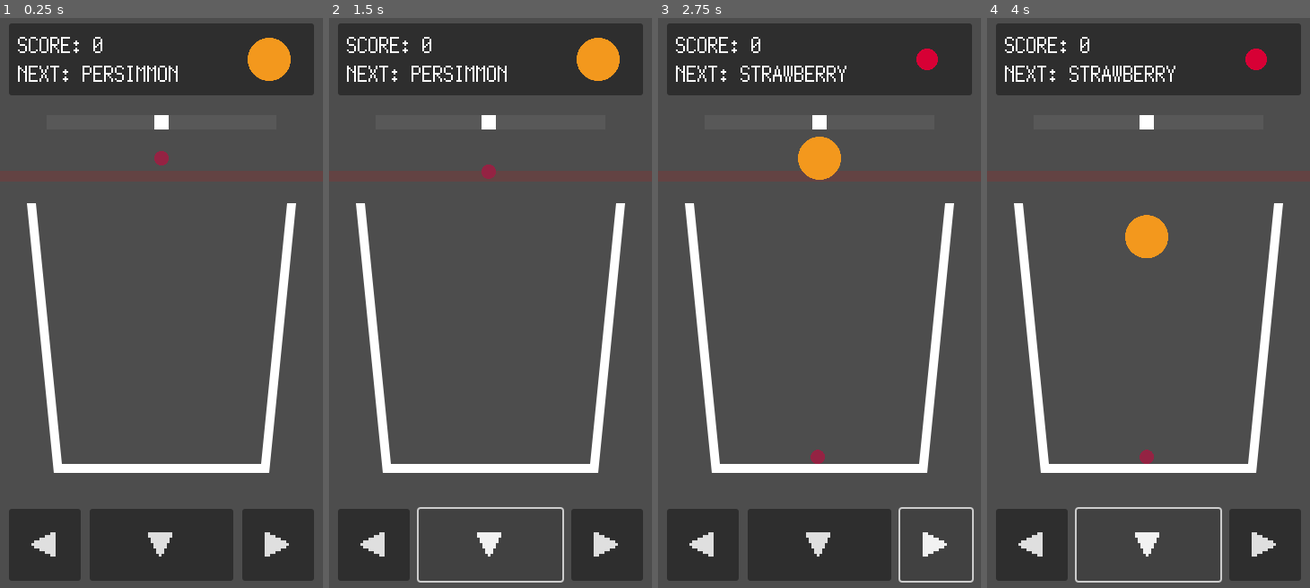
Above: before the commit, frames 1-4 (left to right).
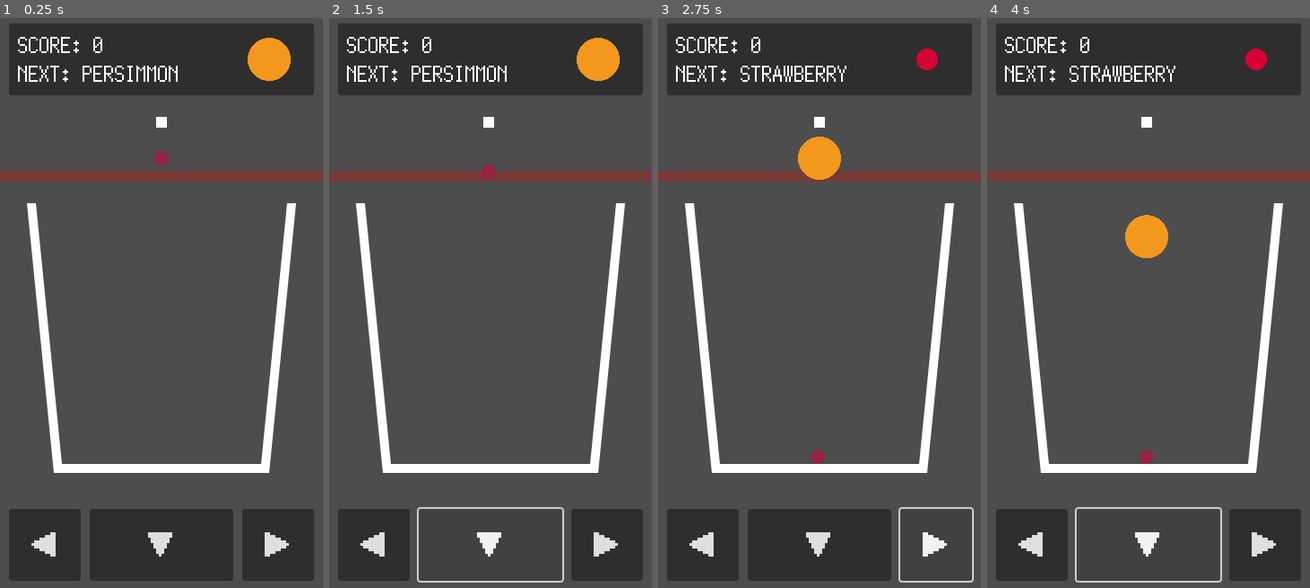
Above: after the commit, the same moments.

Repository: kamikoloss/fruits-puzzle
Game: Godot game, scene res://scenes/main.tscn
Same seed, same stepped clock (60 frames per second), same inputs: the game is played once before the commit and once after it.
Inputs:
- Up to frame 1 (0.25 s): no input
- Up to frame 2 (1.5 s): click "◀" at 0.5 s; click "▼" at 1.25 s
- Up to frame 3 (2.75 s): click "▶" at 2 s
- Up to frame 4 (4 s): click "◀" at 2.75 s; click "▼" at 3.5 s

The runs differ from the first frame. In frame 1, less than 0.1% of the frame differs, in the area x 47-53%, y 17-20%; in frame 2, less than 0.1%; in frame 3, less than 0.1%; in frame 4, less than 0.1%.

Commit message:
クレーンの可動範囲の可視化をやめた

Diff:
--- a/scenes/main.tscn
+++ b/scenes/main.tscn
@@ -113,7 +113,7 @@
 polygon = PackedVector2Array(-139, -139, -110.1, 140, 110.1, 140, 139.1, -150, 150, -150, 150, -140, 148.9, -140, 120.9, 150, -121, 150, -121, 139, -150, -140.9, -150, -150, -139, -150)
 
 [node name="DeadLine" type="Sprite2D" parent="Game"]
-modulate = Color(1, 0, 0, 0.12549)
+modulate = Color(1, 0, 0, 0.25098)
 position = Vector2(180, 180)
 scale = Vector2(2, 0.05)
 texture = ExtResource("4_3hjtg")
@@ -125,13 +125,7 @@
 
 [node name="Dropper" type="Sprite2D" parent="Game"]
 position = Vector2(180, 120)
-scale = Vector2(0.063, 0.063)
-texture = ExtResource("4_3hjtg")
-
-[node name="DropperLine" type="Sprite2D" parent="Game"]
-modulate = Color(1, 1, 1, 0.0627451)
-position = Vector2(180, 120)
-scale = Vector2(1, 0.063)
+scale = Vector2(0.05, 0.05)
 texture = ExtResource("4_3hjtg")
 
 [node name="Fruits" type="Node2D" parent="."]
